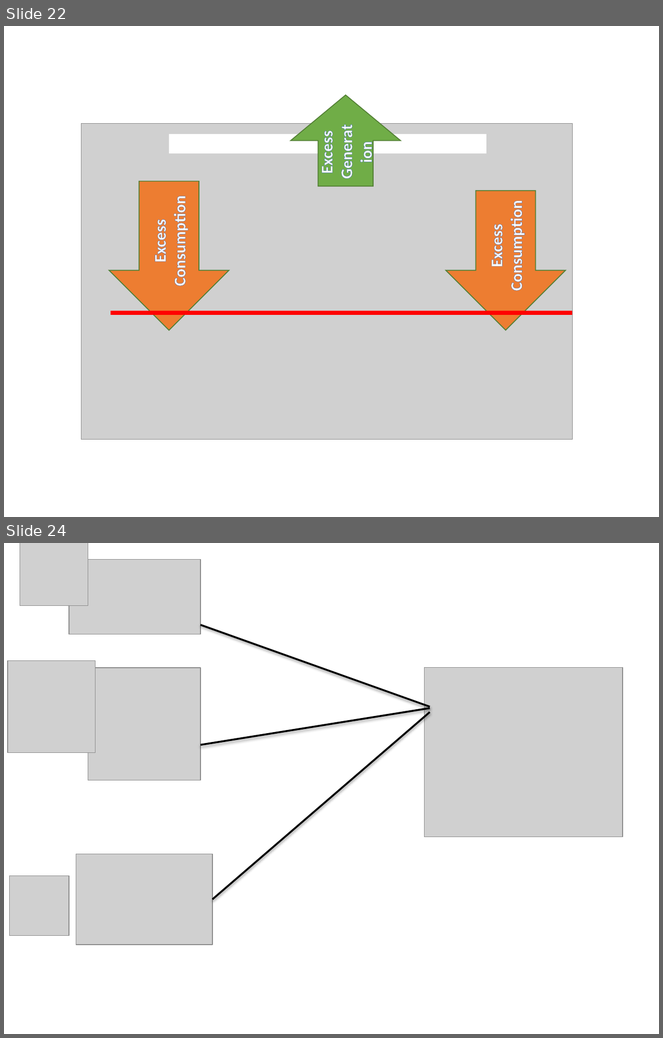
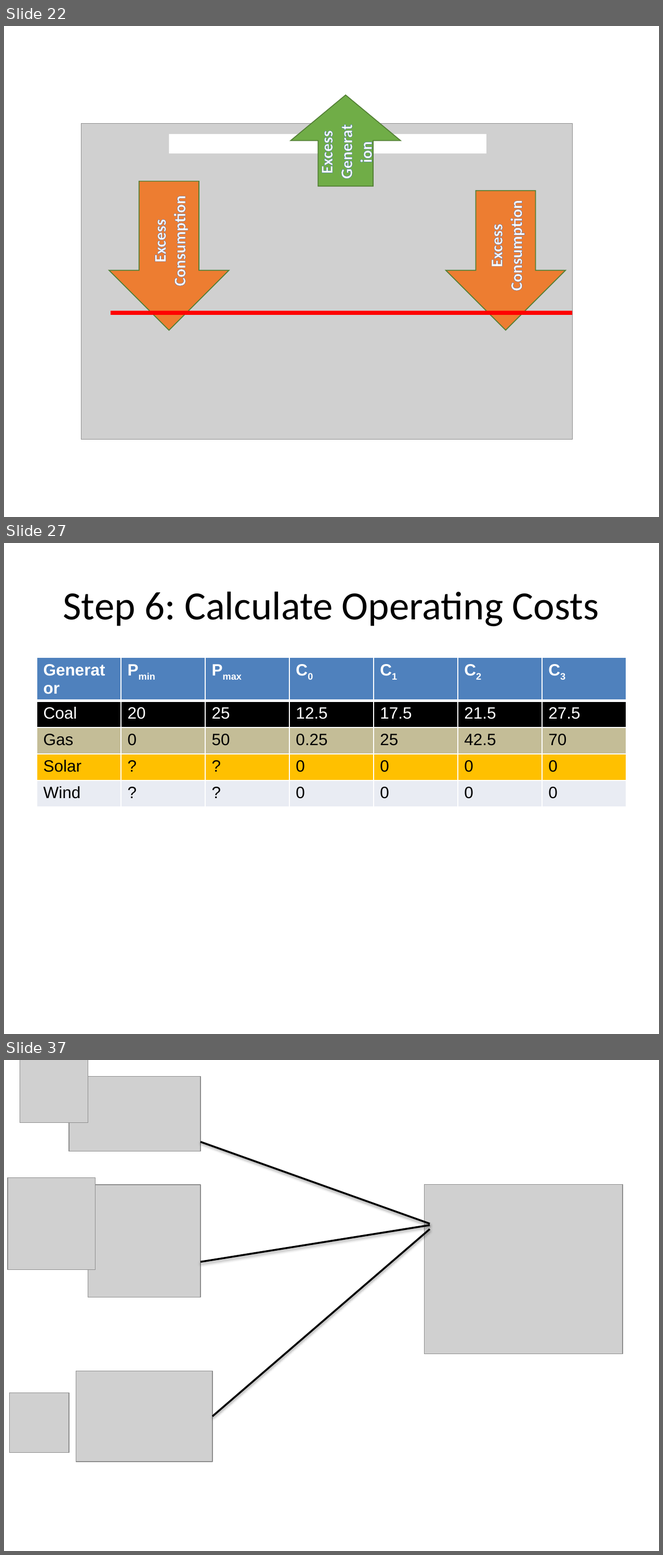
Before and after one commit to akantamn/EE5230-Project, a slide deck: Presentation/EE-Project-Presentation.pptx. Shown one above the other, each under a label of ours: slides 22 and 24 before the commit, slides 22, 27 and 37 after it; the slides between them are not shown. The pictures are 663x1038 and 663x1555 pixels, drawn with LibreOffice and Linux fonts; fonts in the diff are those of the drawing; grey boxes stand for pictures; background and template pictures are left out. Boxes give left, top, right and bottom in pixels: in the first picture for what was removed or moved away, otherwise in the second. Text is boxed around its words. In the diff, an @@ line names an element or a change of style, - is before the commit and + after.

```diff
--- a/Presentation/EE-Project-Presentation.pptx
+++ b/Presentation/EE-Project-Presentation.pptx
@@ slide 27 added at box(4, 543, 659, 1034), background picture (left out) @@
@@ title added at box(63, 591, 599, 627), 44 pt, text #000000 @@
+Step 6: Calculate Operating Costs
@@ table added at box(37, 657, 629, 801), 5 rows, 7 columns @@
+Generator | Pmin | Pmax | C0 | C1 | C2 | C3
+Coal | 20 | 25 | 12.5 | 17.5 | 21.5 | 27.5
+Gas | 0 | 50 | 0.25 | 25 | 42.5 | 70
+Solar | ? | ? | 0 | 0 | 0 | 0
+Wind | ? | ? | 0 | 0 | 0 | 0
@@ what was slide 24 is now slide 37 @@
```
Also in this commit, not shown: 2 slides changed, 12 other slides added, 2 other files.
